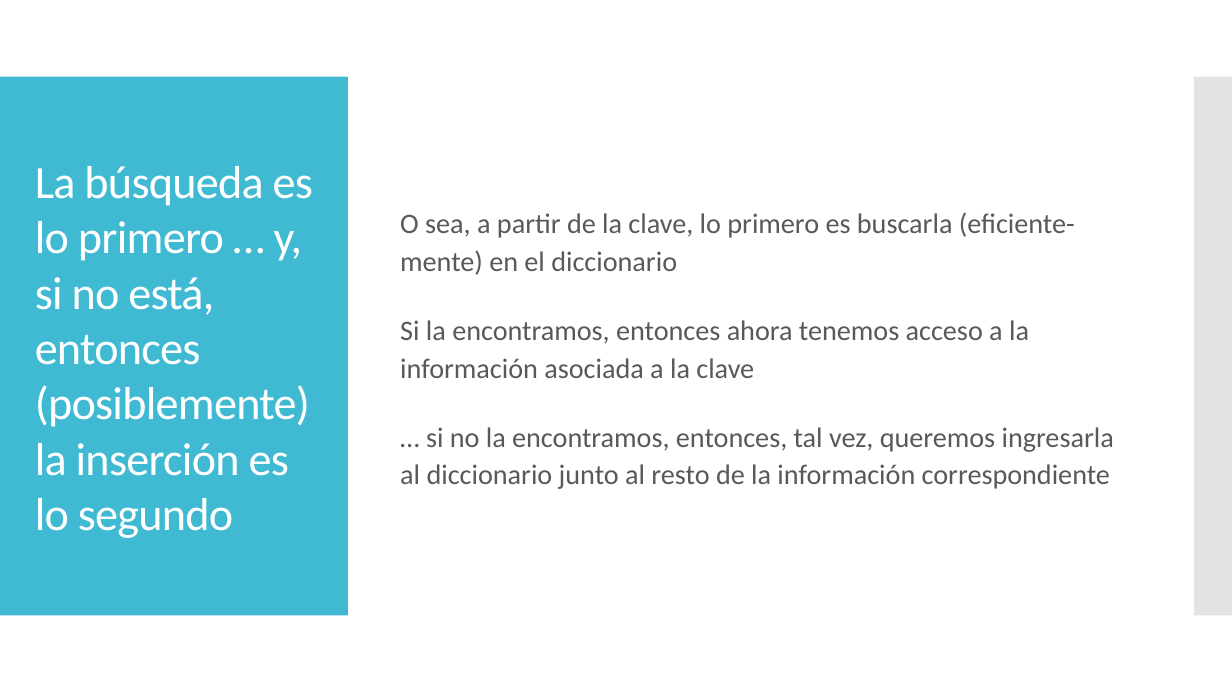
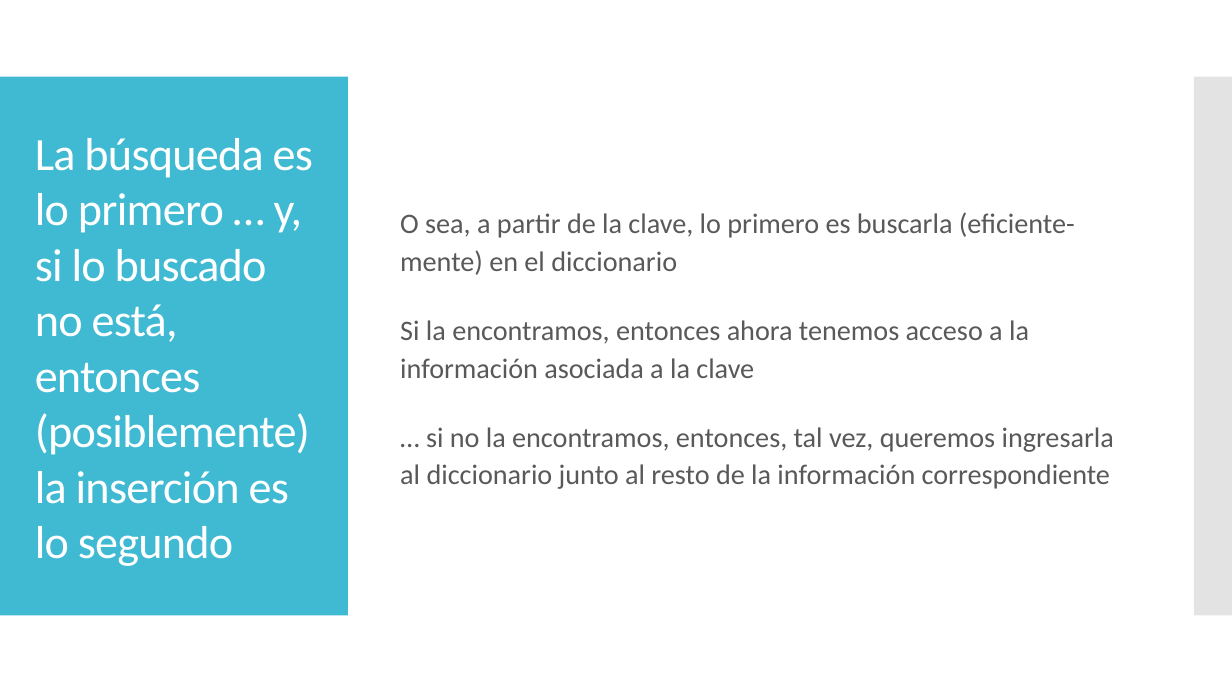
Before and after one commit to chris-carstens/2020-2, a slide deck: slide 4 of Clases/11 - Tablas de Hash/Tablas de hash.pptx. Drawn at 1232x693 pixels with LibreOffice and Linux fonts; fonts in the diff are those of the drawing. Boxes give left, top, right and bottom in pixels: in the first picture for what was removed or moved away, otherwise in the second. Text is boxed around its words. In the diff, an @@ line names an element or a change of style, - is before the commit and + after.

```diff
--- a/Clases/11 - Tablas de Hash/Tablas de hash.pptx
+++ b/Clases/11 - Tablas de Hash/Tablas de hash.pptx
@@ title at (x1=35, y1=138, x2=313, y2=566): text changed @@
-La búsqueda es lo primero … y, si no está, entonces (posiblemente) la inserción es lo segundo
+La búsqueda es lo primero … y, si lo buscado no está, entonces (posiblemente) la inserción es lo segundo
```
Also in this commit, not shown: 20 other slides changed, 9 slides added, 5 slides removed, 3 other files.
